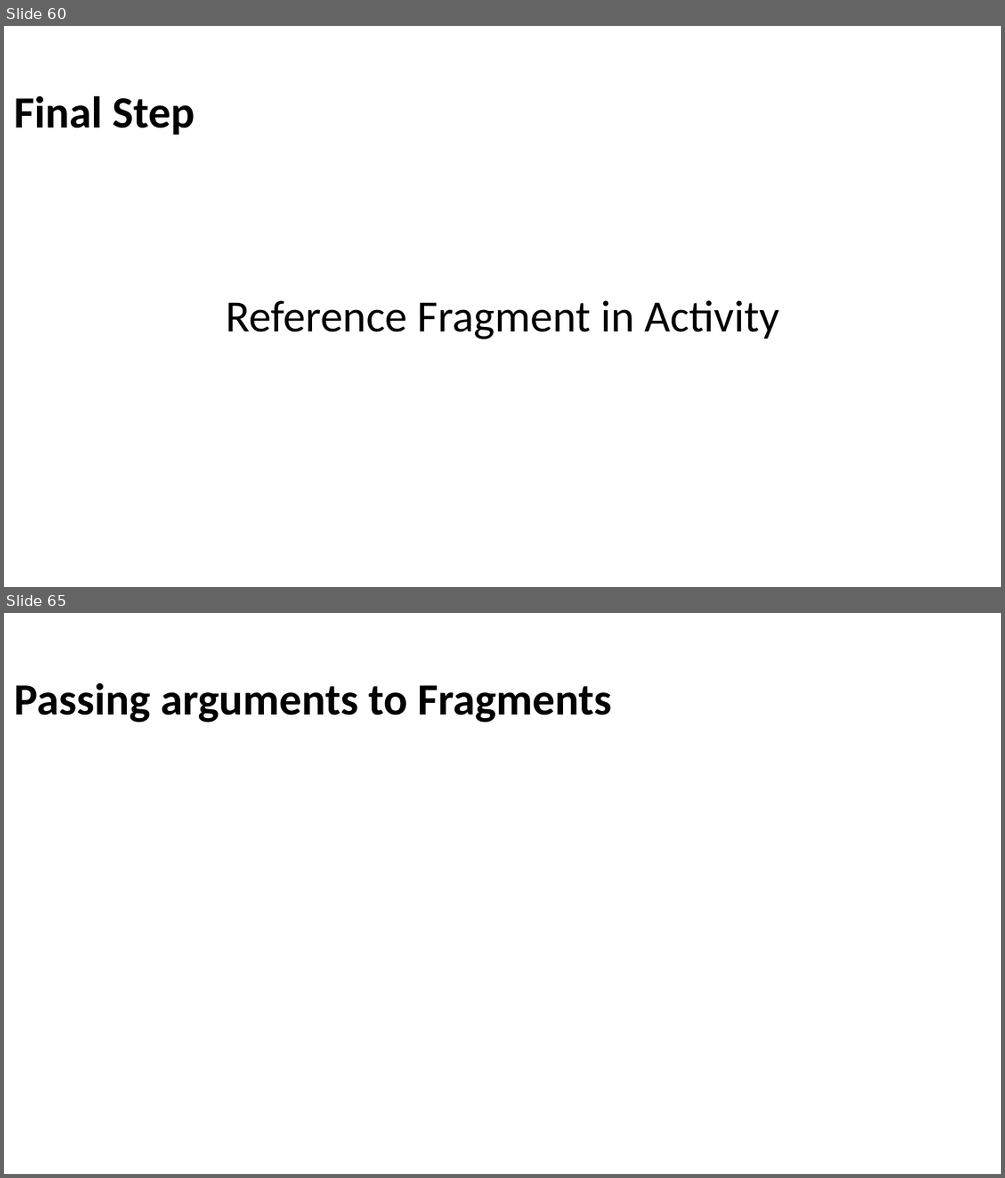
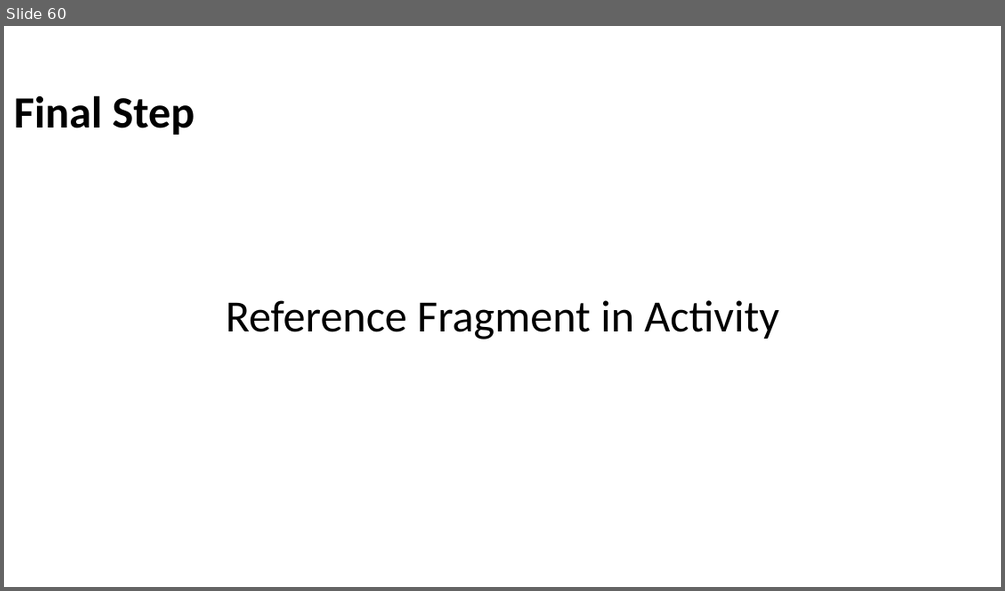
Before and after one commit to Batch-xx/Android-Lunch-Learn, a slide deck: slides/Android Studio_Activities_Fragments.pptx. Shown one above the other, each under a label of ours: slides 60 and 65 before the commit, slide 60 after it; the slides between them are not shown. The pictures are 1005x1178 and 1005x591 pixels, drawn with LibreOffice and Linux fonts; fonts in the diff are those of the drawing; background and template pictures are left out. Boxes give left, top, right and bottom in pixels: in the first picture for what was removed or moved away, otherwise in the second. Text is boxed around its words. In the diff, an @@ line names an element or a change of style, - is before the commit and + after.

```diff
--- a/slides/Android Studio_Activities_Fragments.pptx
+++ b/slides/Android Studio_Activities_Fragments.pptx
@@ slide 65 removed at box(4, 613, 1001, 1174), background picture (left out) @@
@@ title removed at box(14, 682, 612, 722) @@
-Passing arguments to Fragments
```
Also in this commit, not shown: 1 slide changed, 1 slide added, 4 other slides removed, 3 other files.
